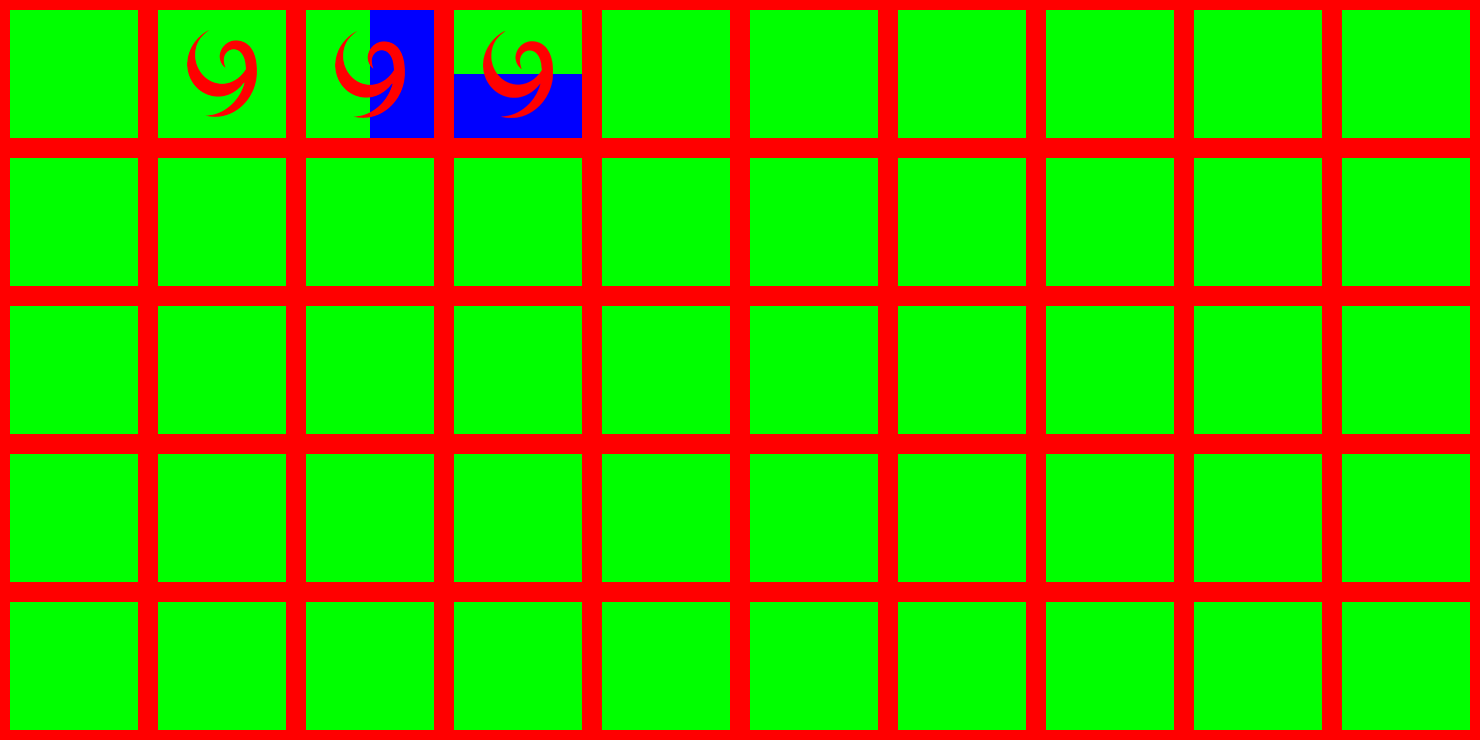
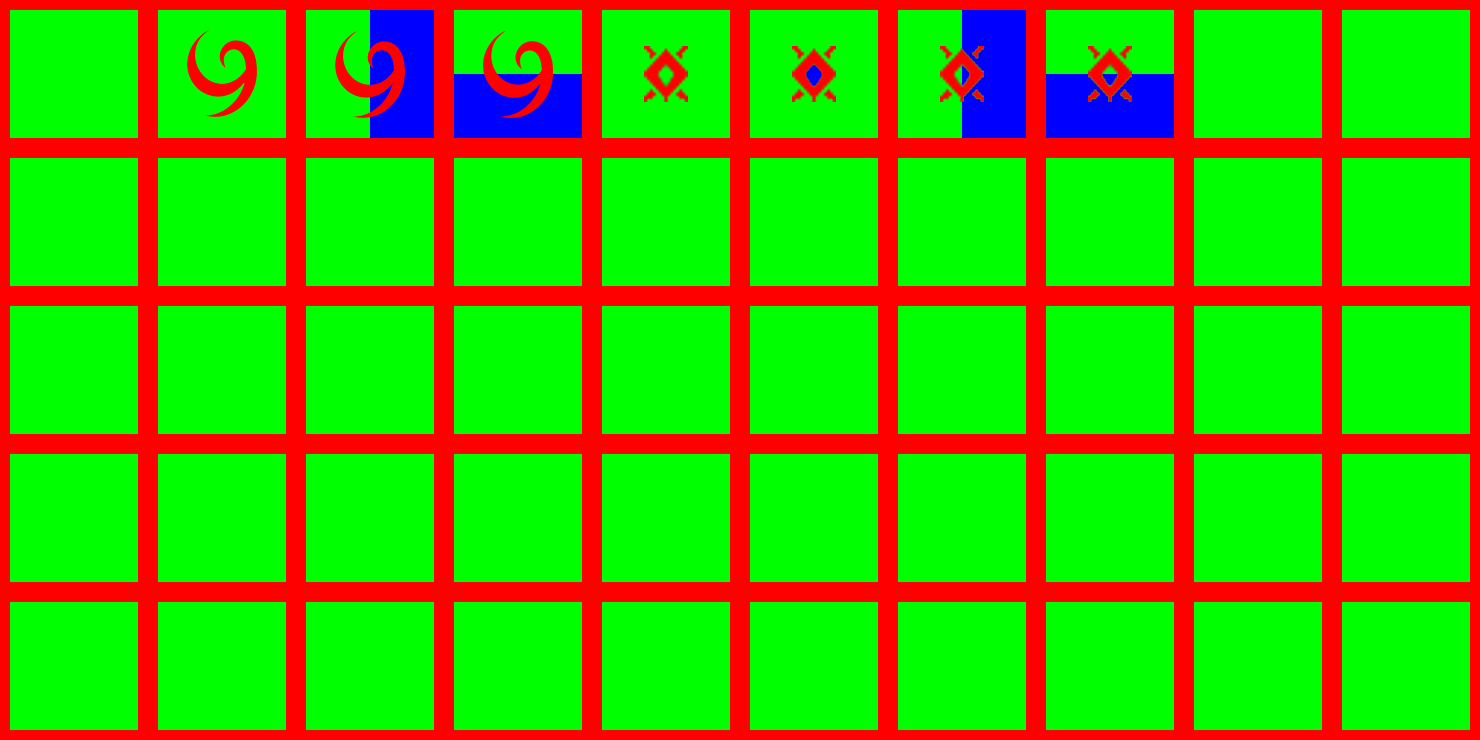
Layered file, before and after one edit (1480x740). Changes by layer:
added layer "Layer 9" above "Layer 8" over [644, 46, 688, 102]
added layer "Layer 8" above "Layer 7" over [792, 46, 836, 102]
added layer "Layer 7" above "Layer 6" over [1046, 46, 1174, 138]
added layer "Layer 6" above "Layer 4" over [940, 10, 1026, 138]
